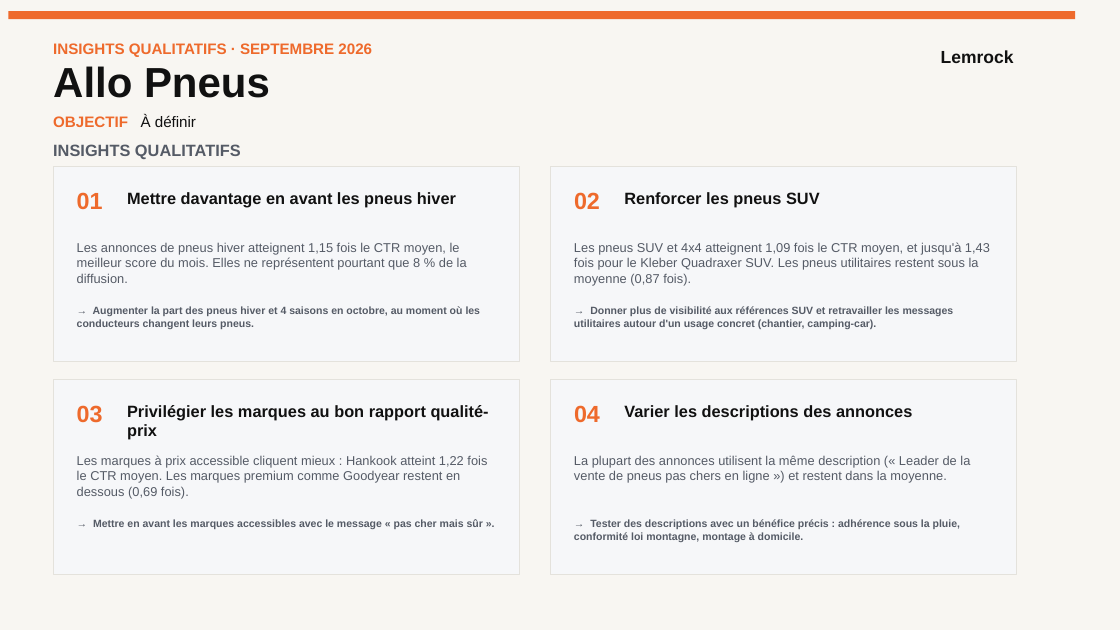
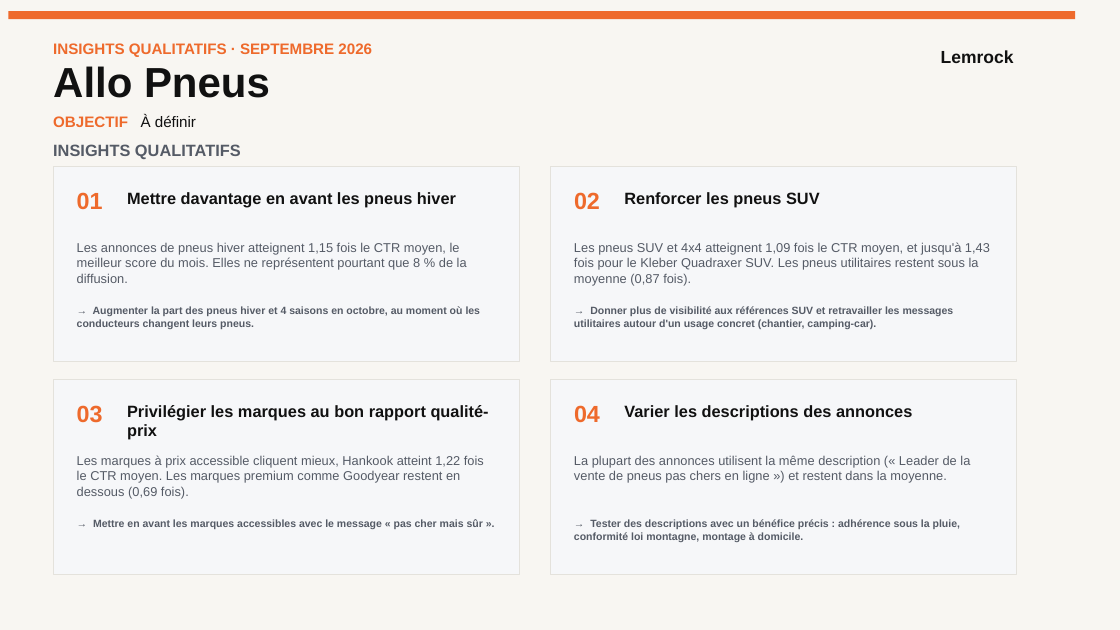
Before and after one commit to stephanemonmarson-creator/Lemrock, a slide deck: slide 2 of rapports/septembre/121026_Customer Success_Septembre 26.pptx. Drawn at 1120x630 pixels with LibreOffice and Linux fonts; fonts in the diff are those of the drawing. Boxes give left, top, right and bottom in pixels: in the first picture for what was removed or moved away, otherwise in the second. Text is boxed around its words. In the diff, an @@ line names an element or a change of style, - is before the commit and + after.

```diff
--- a/rapports/septembre/121026_Customer Success_Septembre 26.pptx
+++ b/rapports/septembre/121026_Customer Success_Septembre 26.pptx
@@ text at [77,455,484,498]: text changed @@
-Les marques à prix accessible cliquent mieux : Hankook atteint 1,22 fois le CTR moyen. Les marques premium comme Goodyear restent en dessous (0,69 fois).
+Les marques à prix accessible cliquent mieux, Hankook atteint 1,22 fois le CTR moyen. Les marques premium comme Goodyear restent en dessous (0,69 fois).
```
Also in this commit, not shown: 2 other slides changed, 7 other files.
